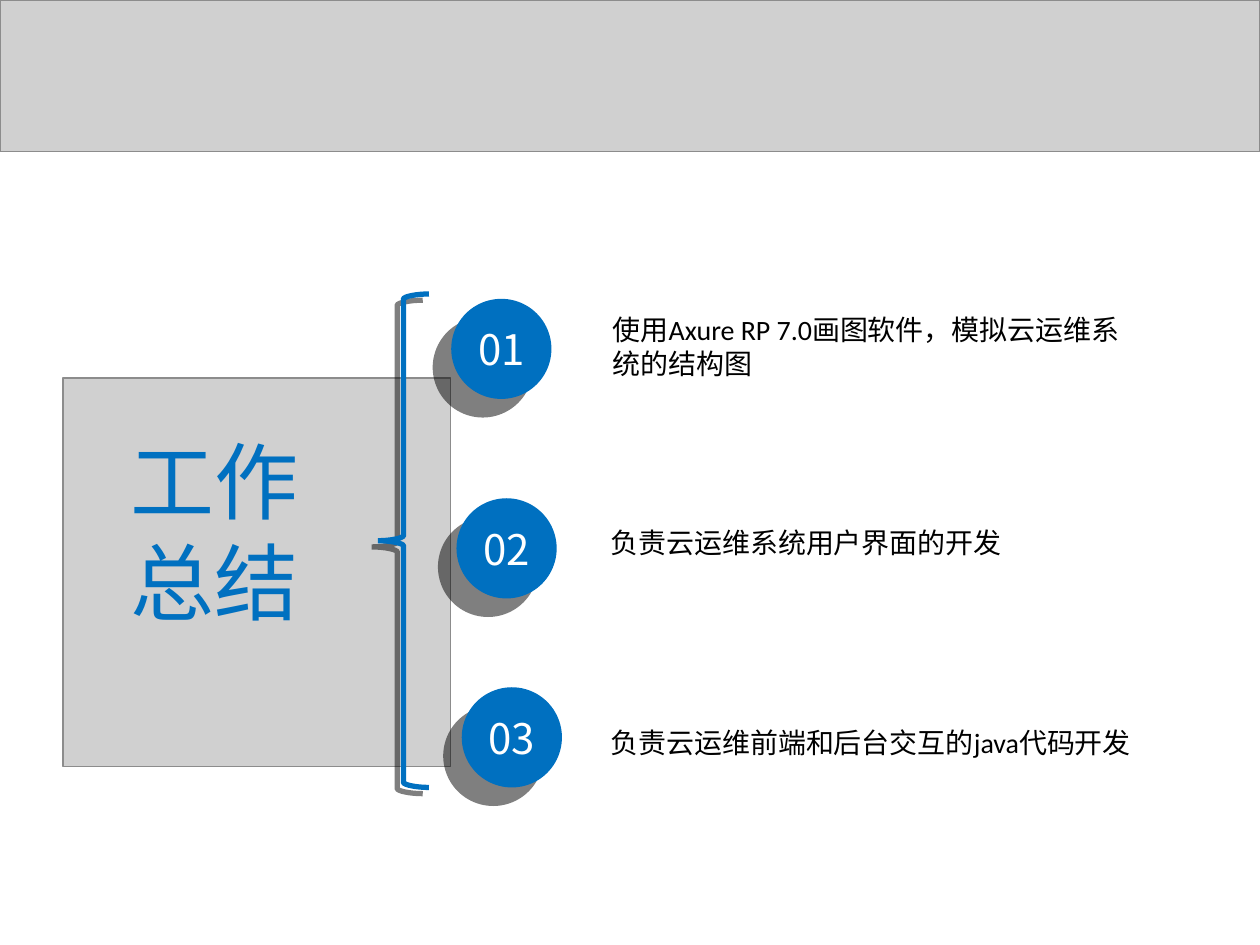
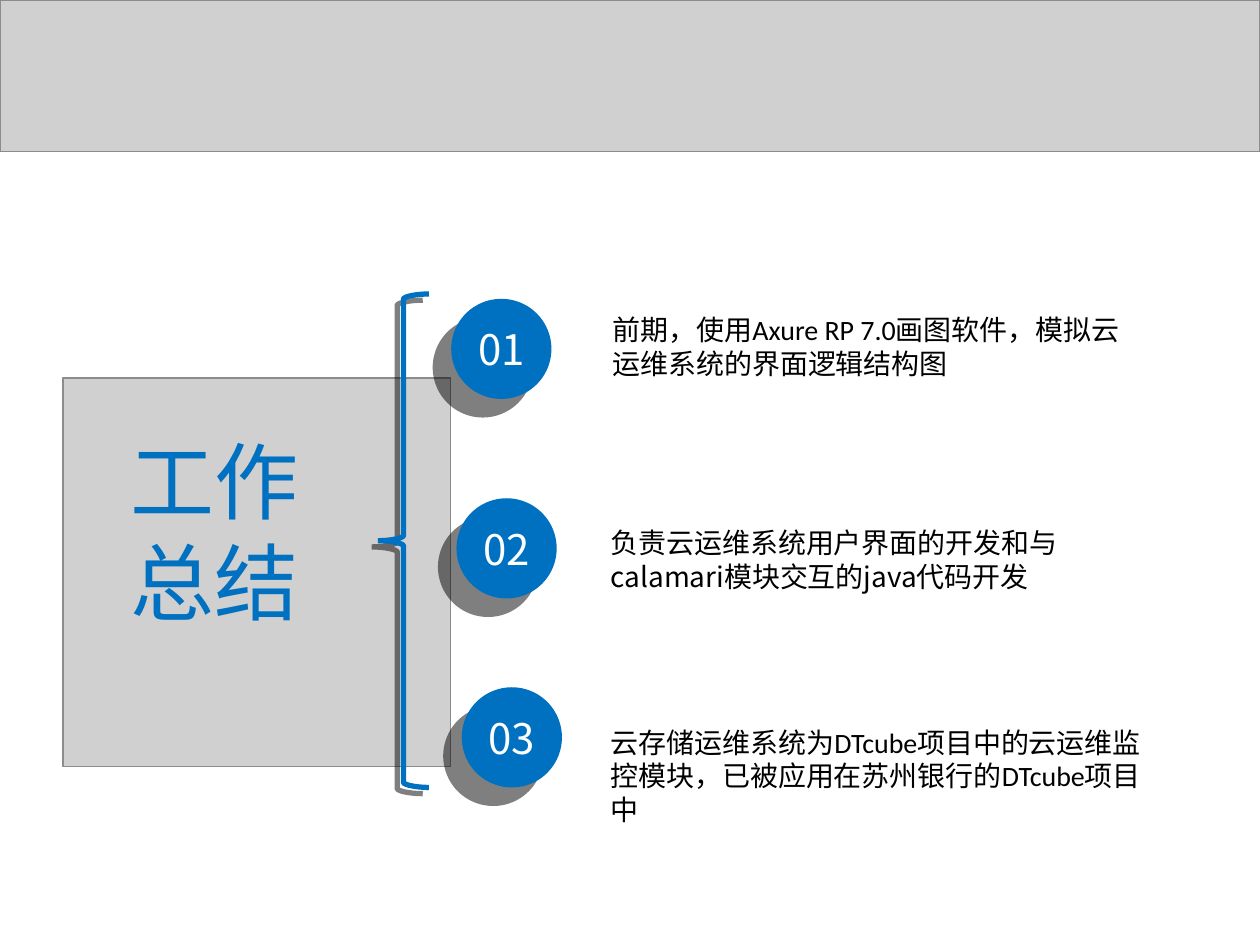
Before and after one commit to liaoliaoanxiao/mediumRepy, a slide deck: slide 17 of 论文/SA14226355孙君伟答辩.ppt. Drawn at 1260x945 pixels with LibreOffice and Linux fonts; fonts in the diff are those of the drawing; grey boxes stand for pictures. Boxes give left, top, right and bottom in pixels: in the first picture for what was removed or moved away, otherwise in the second. Text is boxed around its words. In the diff, an @@ line names an element or a change of style, - is before the commit and + after.

Commit message:
修改ppt

```diff
--- a/论文/SA14226355孙君伟答辩.ppt
+++ b/论文/SA14226355孙君伟答辩.ppt
@@ text at (x1=613, y1=316, x2=1119, y2=377): text changed @@
-使用Axure RP 7.0画图软件，模拟云运维系统的结构图
+前期，使用Axure RP 7.0画图软件，模拟云运维系统的界面逻辑结构图
@@ text at (x1=611, y1=529, x2=1057, y2=594): text changed @@
-负责云运维系统用户界面的开发
+负责云运维系统用户界面的开发和与calamari模块交互的java代码开发
@@ text at (x1=611, y1=729, x2=1141, y2=789): text changed @@
-负责云运维前端和后台交互的java代码开发
+云存储运维系统为DTcube项目中的云运维监控模块，已被应用在苏州银行的DTcube项目中
```
